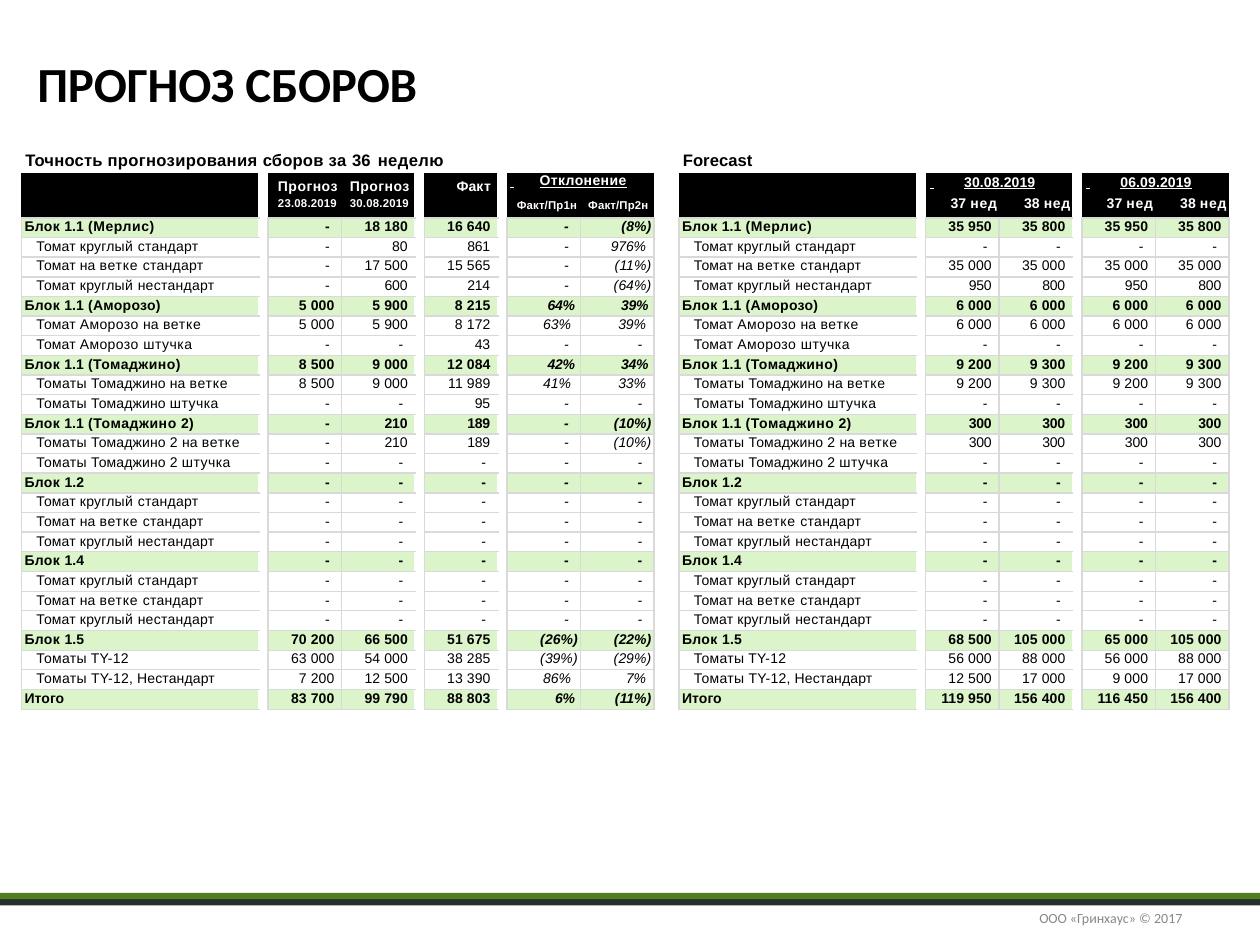
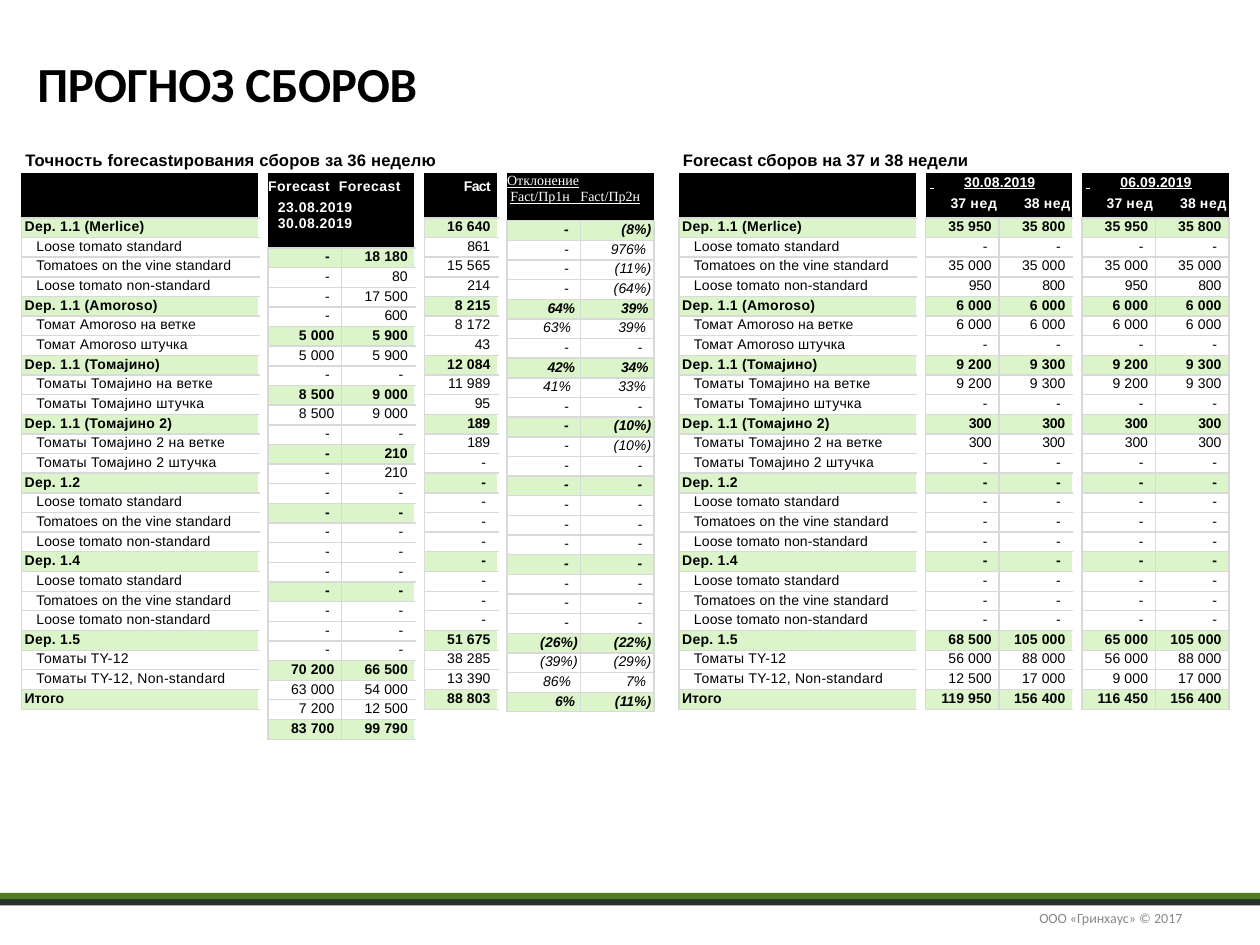
Before and after one commit to Sehin/pptx-translate, a slide deck: slide 27 of new.pptx. Drawn at 1260x945 pixels with LibreOffice and Linux fonts; fonts in the diff are those of the drawing. Boxes give left, top, right and bottom in pixels: in the first picture for what was removed or moved away, otherwise in the second. Text is boxed around its words. In the diff, an @@ line names an element or a change of style, - is before the commit and + after.

```diff
--- a/new.pptx
+++ b/new.pptx
@@ table at (21,173,260,711) @@
-row 2, column 1: Блок 1.1 (Мерлис)
+row 2, column 1: Dep. 1.1 (Merlice)
-row 3, column 1: Томат круглый стандарт
+row 3, column 1: Loose tomato standard
-row 4, column 1: Томат на ветке стандарт
+row 4, column 1: Tomatoes on the vine standard
-row 5, column 1: Томат круглый нестандарт
+row 5, column 1: Loose tomato non-standard
-row 6, column 1: Блок 1.1 (Аморозо)
+row 6, column 1: Dep. 1.1 (Amoroso)
-row 7, column 1: Томат Аморозо на ветке
+row 7, column 1: Томат Amoroso на ветке
-row 8, column 1: Томат Аморозо штучка
+row 8, column 1: Томат Amoroso штучка
-row 9, column 1: Блок 1.1 (Томаджино)
+row 9, column 1: Dep. 1.1 (Томаjино)
-row 10, column 1: Томаты Томаджино на ветке
+row 10, column 1: Томаты Томаjино на ветке
-row 11, column 1: Томаты Томаджино штучка
+row 11, column 1: Томаты Томаjино штучка
-row 12, column 1: Блок 1.1 (Томаджино 2)
+row 12, column 1: Dep. 1.1 (Томаjино 2)
-row 13, column 1: Томаты Томаджино 2 на ветке
+row 13, column 1: Томаты Томаjино 2 на ветке
-row 14, column 1: Томаты Томаджино 2 штучка
+row 14, column 1: Томаты Томаjино 2 штучка
-row 15, column 1: Блок 1.2
+row 15, column 1: Dep. 1.2
-row 16, column 1: Томат круглый стандарт
+row 16, column 1: Loose tomato standard
-row 17, column 1: Томат на ветке стандарт
+row 17, column 1: Tomatoes on the vine standard
-row 18, column 1: Томат круглый нестандарт
+row 18, column 1: Loose tomato non-standard
-row 19, column 1: Блок 1.4
+row 19, column 1: Dep. 1.4
-row 20, column 1: Томат круглый стандарт
+row 20, column 1: Loose tomato standard
-row 21, column 1: Томат на ветке стандарт
+row 21, column 1: Tomatoes on the vine standard
-row 22, column 1: Томат круглый нестандарт
+row 22, column 1: Loose tomato non-standard
-row 23, column 1: Блок 1.5
+row 23, column 1: Dep. 1.5
-row 25, column 1: Томаты TY-12, Нестандарт
+row 25, column 1: Томаты TY-12, Non-standard
@@ text at (25,154,436,170): text changed @@
-Точность прогнозирования сборов за 36 неделю
+Точность forecastирования сборов за 36 неделю
@@ table at (268,173,415,737) @@
-row 1, column 1: Прогноз Прогноз / 23.08.2019 30.08.2019
+row 1, column 1: Forecast Forecast 23.08.2019 30.08.2019
@@ table at (425,173,498,711) @@
-row 1, column 1: Факт
+row 1, column 1: Fact
@@ table at (507,173,653,713) @@
-row 1, column 1: Отклонение / Факт/Пр1н Факт/Пр2н
+row 1, column 1: Отклонение Fact/Пр1н Fact/Пр2н
@@ table at (679,173,917,711) @@
-row 2, column 1: Блок 1.1 (Мерлис)
+row 2, column 1: Dep. 1.1 (Merlice)
-row 3, column 1: Томат круглый стандарт
+row 3, column 1: Loose tomato standard
-row 4, column 1: Томат на ветке стандарт
+row 4, column 1: Tomatoes on the vine standard
-row 5, column 1: Томат круглый нестандарт
+row 5, column 1: Loose tomato non-standard
-row 6, column 1: Блок 1.1 (Аморозо)
+row 6, column 1: Dep. 1.1 (Amoroso)
-row 7, column 1: Томат Аморозо на ветке
+row 7, column 1: Томат Amoroso на ветке
-row 8, column 1: Томат Аморозо штучка
+row 8, column 1: Томат Amoroso штучка
-row 9, column 1: Блок 1.1 (Томаджино)
+row 9, column 1: Dep. 1.1 (Томаjино)
-row 10, column 1: Томаты Томаджино на ветке
+row 10, column 1: Томаты Томаjино на ветке
-row 11, column 1: Томаты Томаджино штучка
+row 11, column 1: Томаты Томаjино штучка
-row 12, column 1: Блок 1.1 (Томаджино 2)
+row 12, column 1: Dep. 1.1 (Томаjино 2)
-row 13, column 1: Томаты Томаджино 2 на ветке
+row 13, column 1: Томаты Томаjино 2 на ветке
-row 14, column 1: Томаты Томаджино 2 штучка
+row 14, column 1: Томаты Томаjино 2 штучка
-row 15, column 1: Блок 1.2
+row 15, column 1: Dep. 1.2
-row 16, column 1: Томат круглый стандарт
+row 16, column 1: Loose tomato standard
-row 17, column 1: Томат на ветке стандарт
+row 17, column 1: Tomatoes on the vine standard
-row 18, column 1: Томат круглый нестандарт
+row 18, column 1: Loose tomato non-standard
-row 19, column 1: Блок 1.4
+row 19, column 1: Dep. 1.4
-row 20, column 1: Томат круглый стандарт
+row 20, column 1: Loose tomato standard
-row 21, column 1: Томат на ветке стандарт
+row 21, column 1: Tomatoes on the vine standard
-row 22, column 1: Томат круглый нестандарт
+row 22, column 1: Loose tomato non-standard
-row 23, column 1: Блок 1.5
+row 23, column 1: Dep. 1.5
-row 25, column 1: Томаты TY-12, Нестандарт
+row 25, column 1: Томаты TY-12, Non-standard
@@ text at (683,154,968,170): text changed @@
-Forecast
+Forecast сборов на 37 и 38 недели
```
Also in this commit, not shown: 23 other slides changed, 11 other files.
